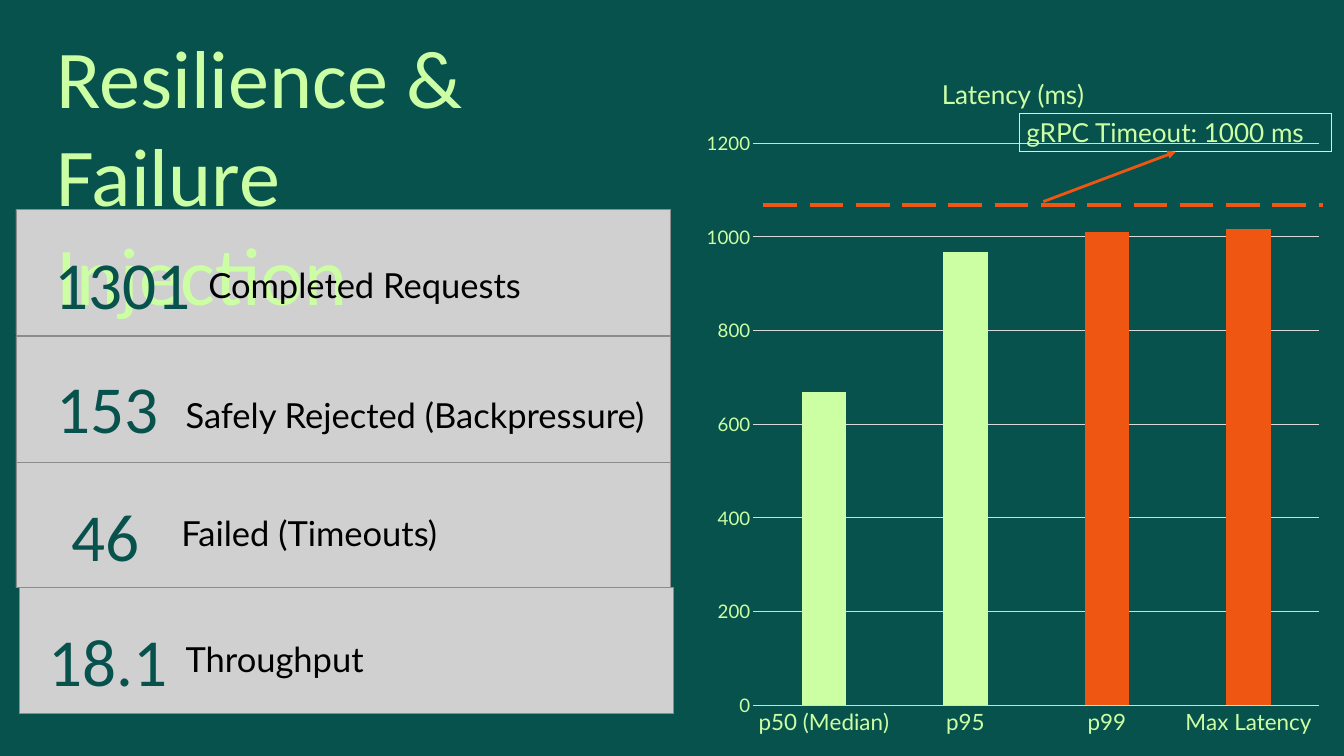
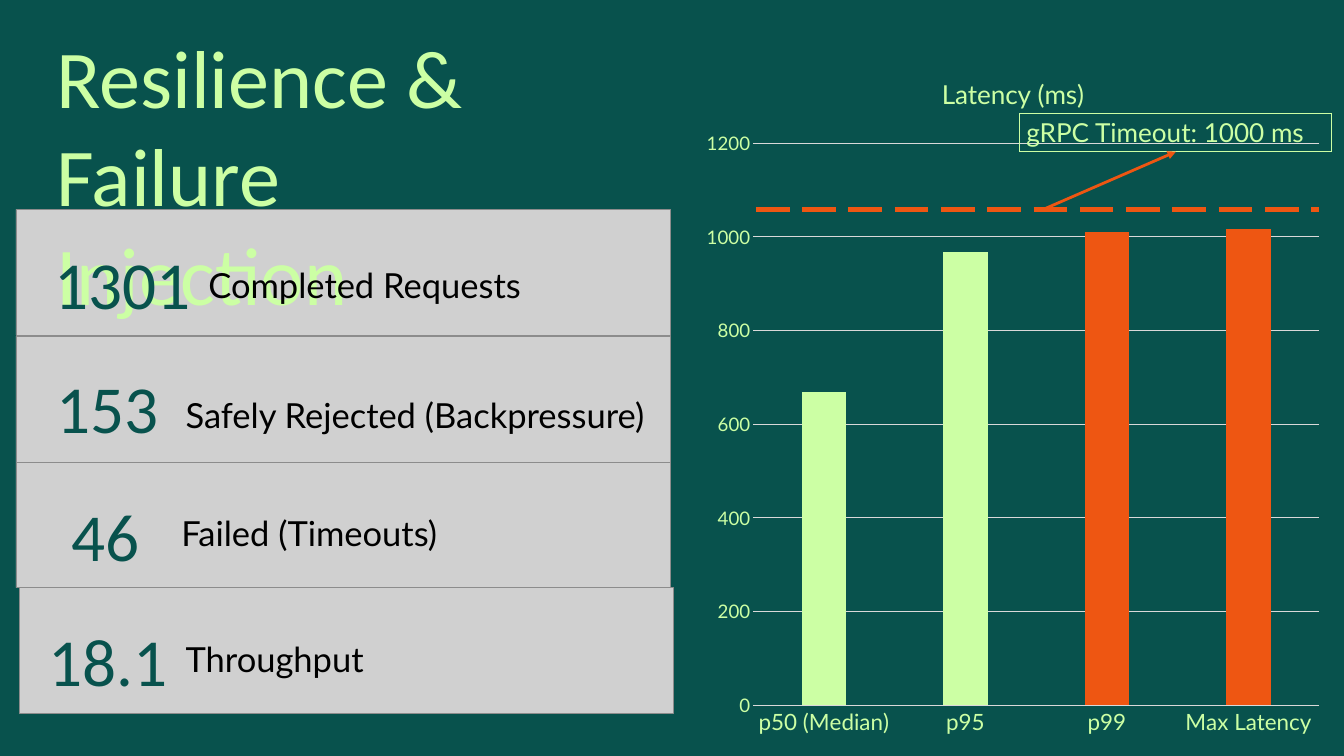
Before and after one commit to fayez33/Concurrent-Voice-Command-Pipeline, a slide deck: slide 8 of Concurrent Voice-Command ML Pipeline.pptx. Drawn at 1344x756 pixels with LibreOffice and Linux fonts; fonts in the diff are those of the drawing; grey boxes stand for pictures. Boxes give left, top, right and bottom in pixels: in the first picture for what was removed or moved away, otherwise in the second. Text is boxed around its words. In the diff, an @@ line names an element or a change of style, - is before the commit and + after.

```diff
--- a/Concurrent Voice-Command ML Pipeline.pptx
+++ b/Concurrent Voice-Command ML Pipeline.pptx
@@ arrow moved from (1044, 202) - (1176, 152) to (1043, 210) - (1176, 152) @@
@@ line moved from (763, 205) - (1323, 205) to (756, 210) - (1319, 210) @@
```
Also in this commit, not shown: 4 other slides changed, 2 other files.
